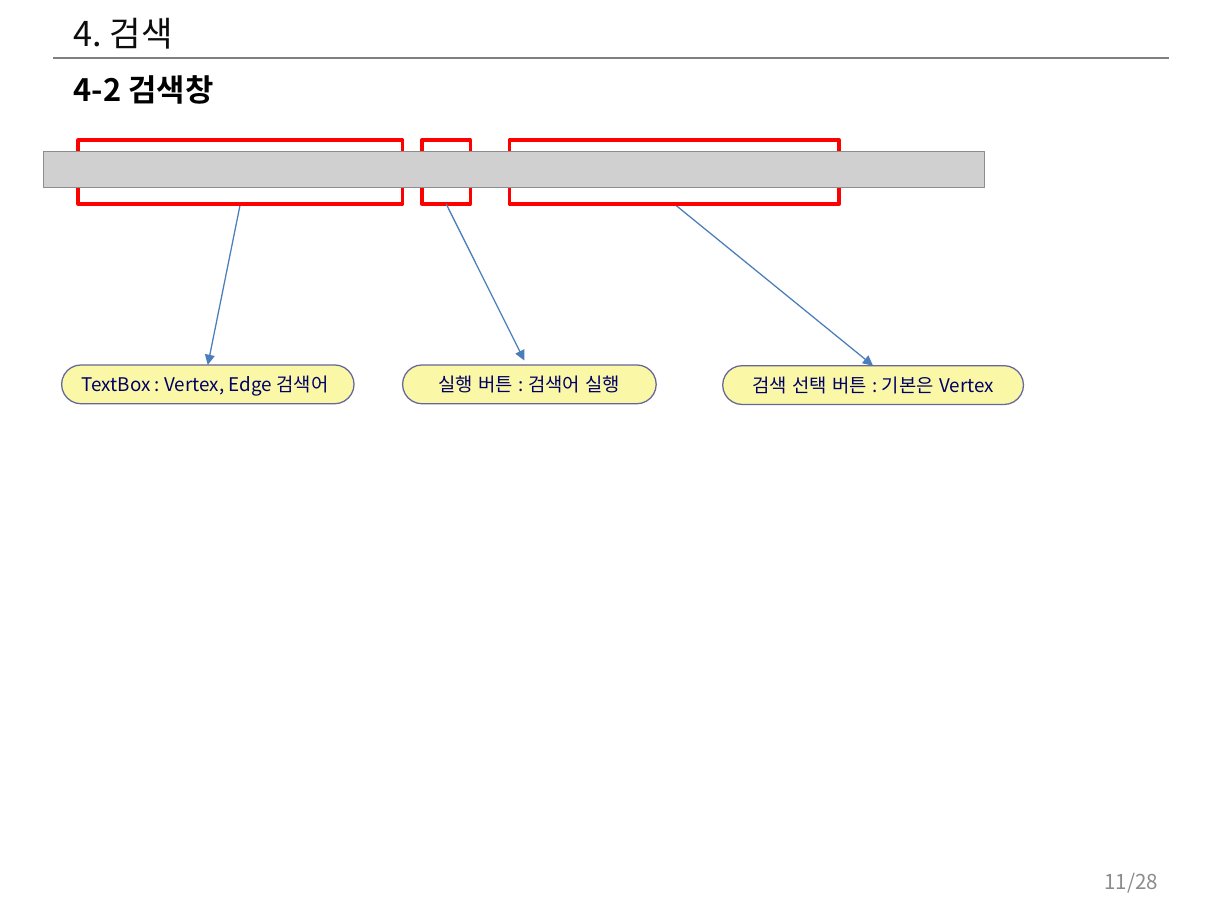
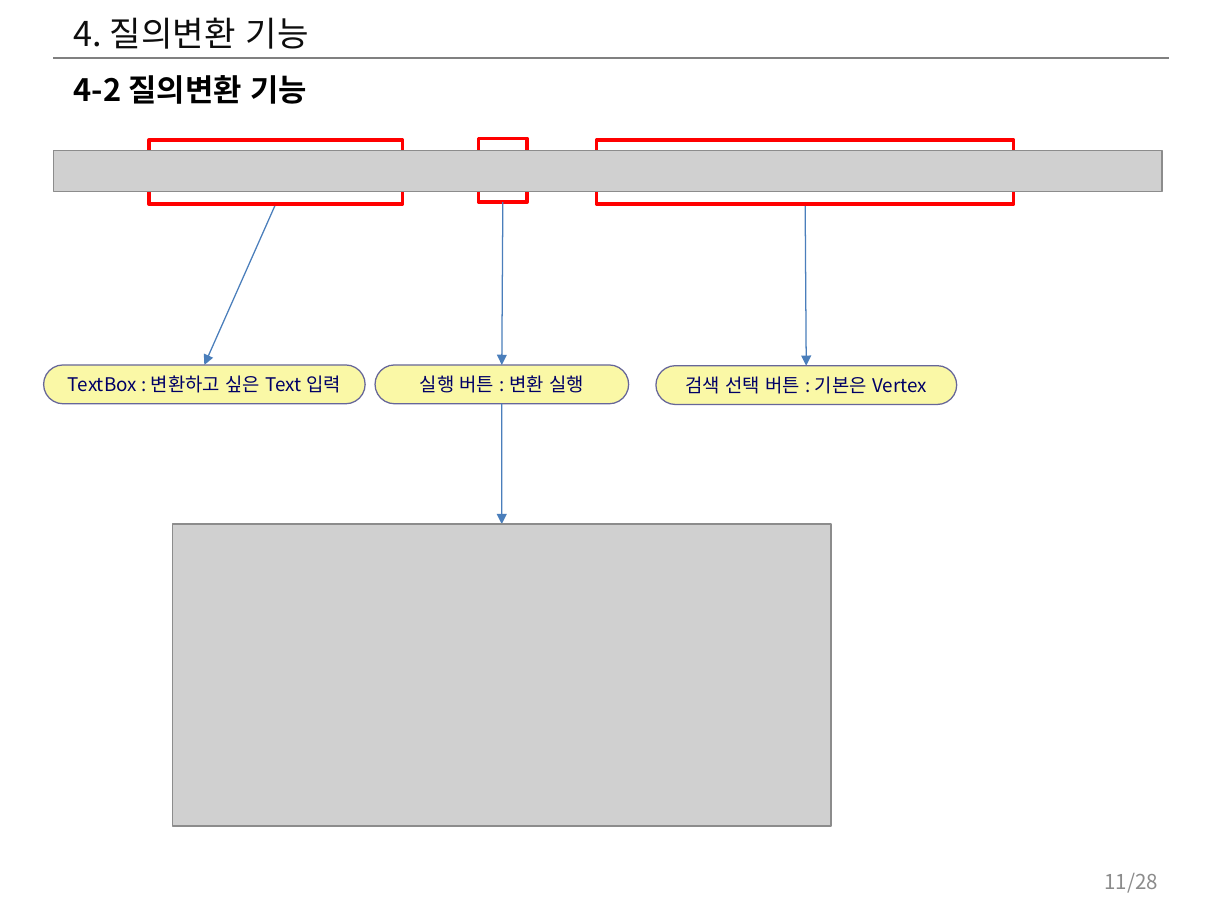
Before and after one commit to postech-dblab-iitp/visual-tool, a slide deck: slide 11 of ViT_docs/시각화도구_UI_UX_기획서.pptx. Drawn at 1232x924 pixels with LibreOffice and Linux fonts; fonts in the diff are those of the drawing; grey boxes stand for pictures. Boxes give left, top, right and bottom in pixels: in the first picture for what was removed or moved away, otherwise in the second. Text is boxed around its words. In the diff, an @@ line names an element or a change of style, - is before the commit and + after.

```diff
--- a/ViT_docs/시각화도구_UI_UX_기획서.pptx
+++ b/ViT_docs/시각화도구_UI_UX_기획서.pptx
@@ title at (x1=74, y1=17, x2=309, y2=49): text changed @@
-4. 검색
+4. 질의변환 기능
@@ text at (x1=74, y1=75, x2=307, y2=104): text changed @@
-4-2 검색창
+4-2 질의변환 기능
@@ rectangle resized from (x1=78, y1=140, x2=402, y2=205) to (x1=149, y1=140, x2=403, y2=205) @@
@@ rectangle moved from (x1=423, y1=140, x2=471, y2=205) to (x1=478, y1=138, x2=526, y2=202) @@
@@ rectangle resized from (x1=509, y1=140, x2=839, y2=205) to (x1=596, y1=140, x2=1014, y2=205) @@
@@ picture resized from (x1=43, y1=152, x2=984, y2=187) to (x1=53, y1=150, x2=1162, y2=191) @@
@@ arrow moved from (240, 205) - (208, 365) to (276, 205) - (205, 365) @@
@@ arrow moved from (446, 205) - (525, 361) to (503, 202) - (501, 365) @@
@@ arrow moved from (674, 205) - (873, 366) to (806, 205) - (806, 366) @@
@@ rounded rectangle "TextBox : 변환하고 싶은 Text ..." resized from (x1=62, y1=365, x2=354, y2=403) to (x1=43, y1=365, x2=365, y2=403) @@
@@ text in rounded rectangle at (x1=68, y1=375, x2=341, y2=393): text changed @@
-TextBox : Vertex, Edge 검색어
+TextBox : 변환하고 싶은 Text 입력
@@ rounded rectangle "실행 버튼 : 변환 실행" moved from (x1=403, y1=365, x2=657, y2=403) to (x1=375, y1=365, x2=628, y2=403) @@
@@ text in rounded rectangle at (x1=420, y1=375, x2=584, y2=393): text changed @@
-실행 버튼 : 검색어 실행
+실행 버튼 : 변환 실행
@@ rounded rectangle "검색 선택 버튼 : 기본은 ..." moved from (x1=723, y1=366, x2=1024, y2=404) to (x1=655, y1=366, x2=956, y2=404) @@
@@ arrow added from (501, 404) to (501, 524), #4B7EBC 0.75 pt @@
@@ picture added at (x1=172, y1=524, x2=830, y2=825) @@
```
Also in this commit, not shown: 20 other slides changed, 1 slide added.
